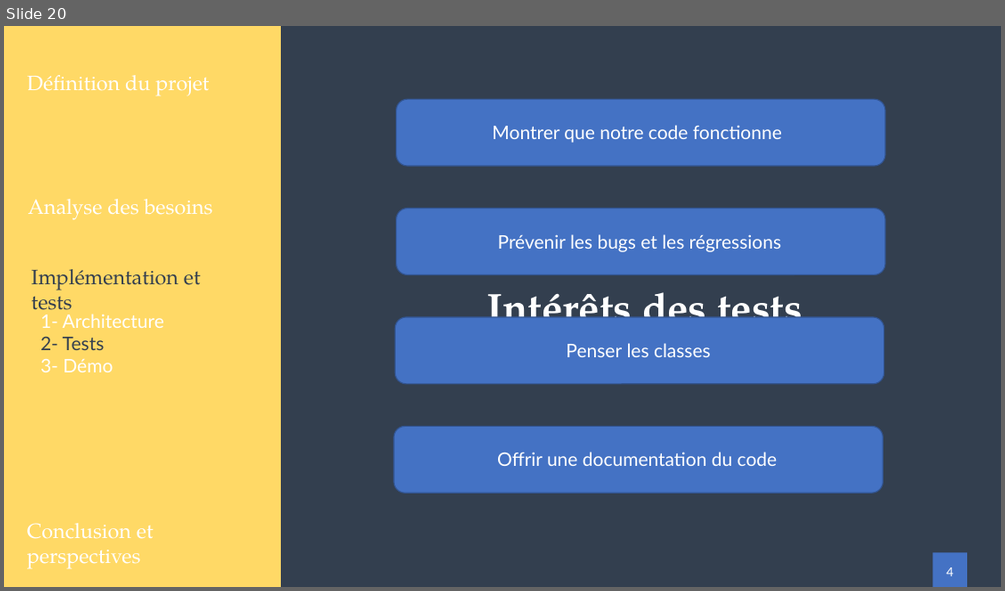
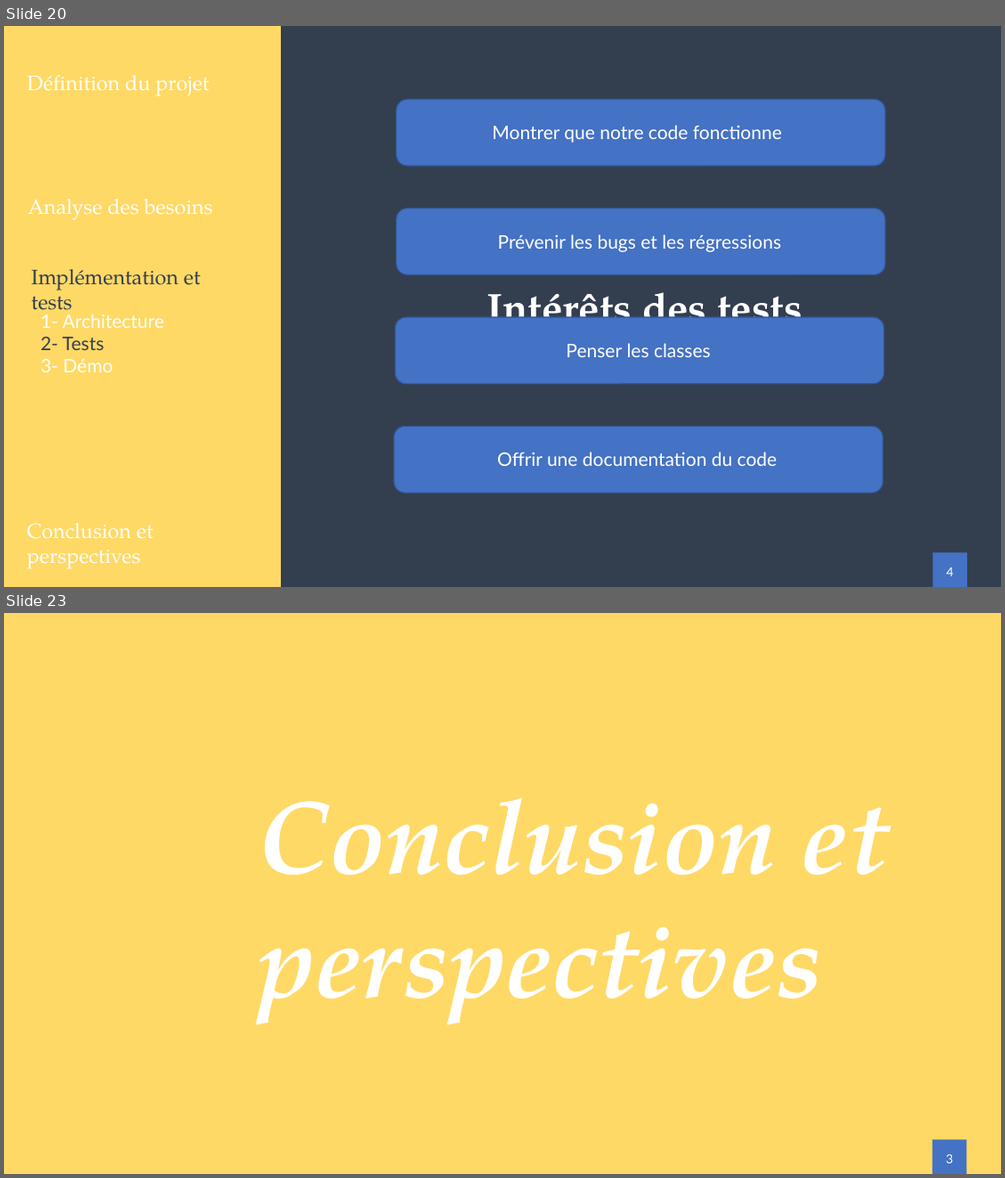
Before and after one commit to Zeuzif/thesis, a slide deck: presentation/Presentation.pptx. Shown one above the other, each under a label of ours: slide 20 before the commit, slides 20 and 23 after it; the slides between them are not shown. The pictures are 1005x591 and 1005x1178 pixels, drawn with LibreOffice and Linux fonts; fonts in the diff are those of the drawing. Boxes give left, top, right and bottom in pixels: in the first picture for what was removed or moved away, otherwise in the second. Text is boxed around its words. In the diff, an @@ line names an element or a change of style, - is before the commit and + after.

```diff
--- a/presentation/Presentation.pptx
+++ b/presentation/Presentation.pptx
@@ slide 23 added at [4,613,1001,1174], background #FFFFFF @@
@@ rectangle added at [4,613,1001,1174], fill #FFD966 @@
@@ text added at [259,798,889,1025], 99.5 pt, text #FFFFFF, bold, italic @@
+Conclusion et perspectives
@@ rectangle added at [933,1140,967,1174], fill #4472C4 @@
@@ text added at [946,1154,953,1163], 12 pt, text #FFFFFF @@
+3
```
Also in this commit, not shown: 4 slides changed, 2 other slides added, 7 other files.
